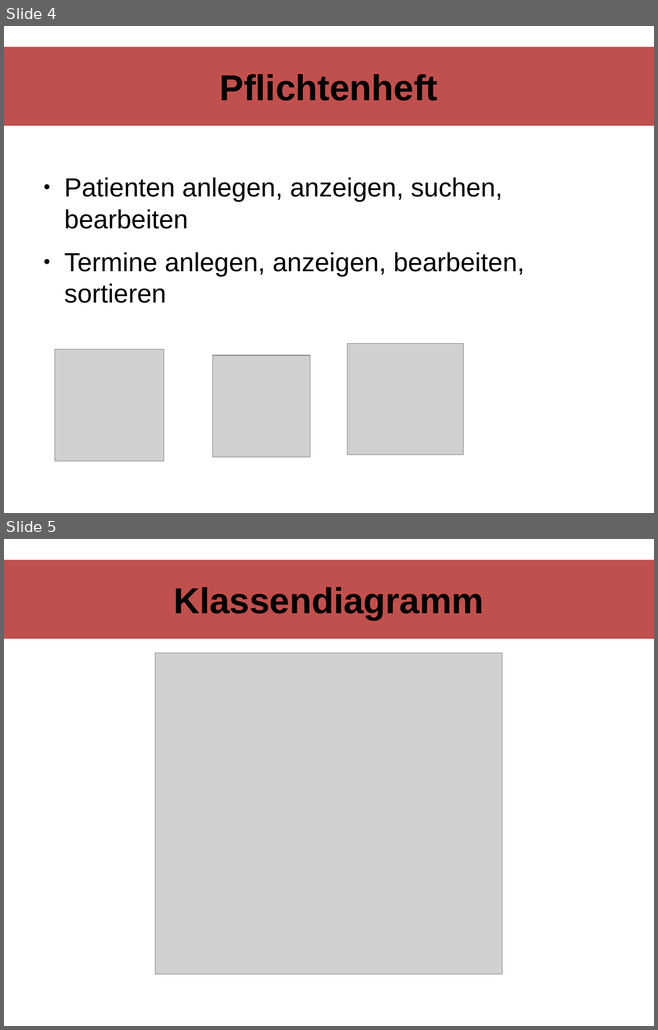
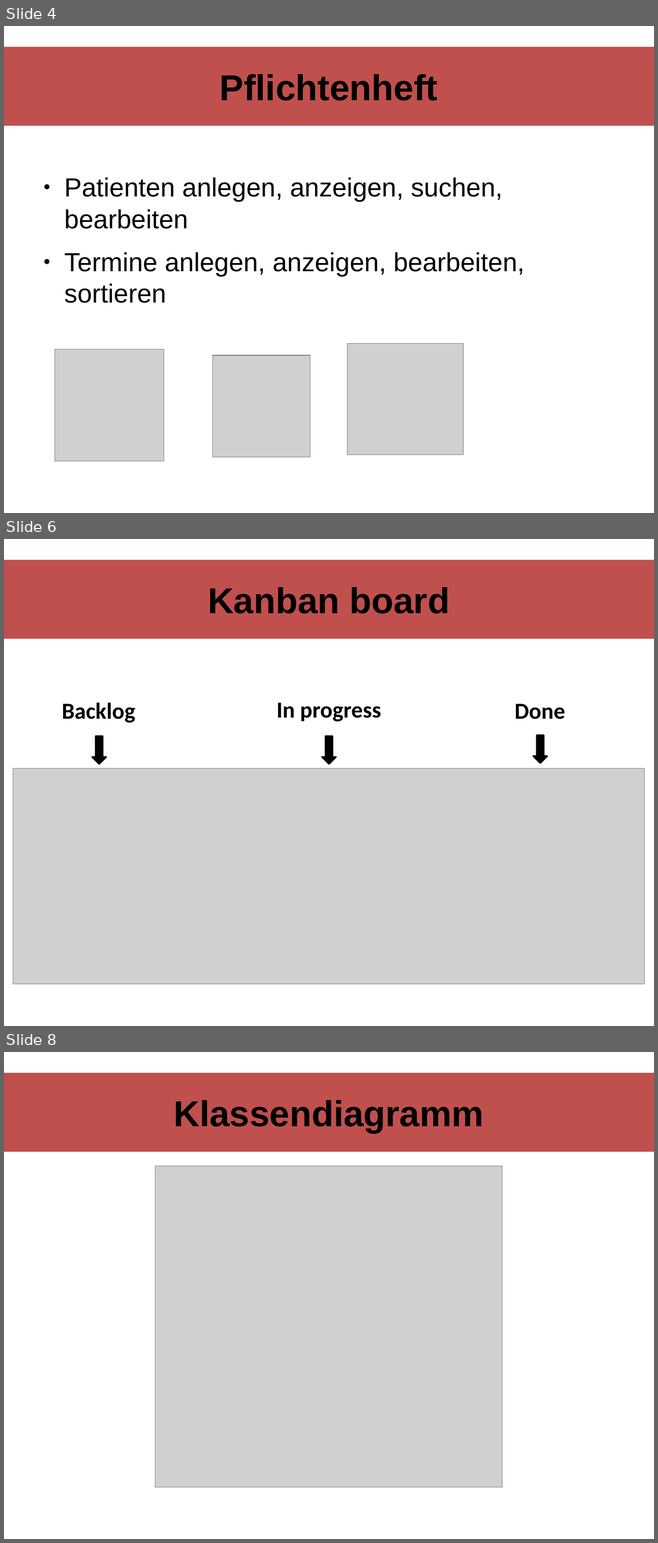
Before and after one commit to Tokariev/patientenverwaltung_v3.0, a slide deck: Patientenverwaltung v3.0/Präsi/Patientenverwaltung.pptx. Shown one above the other, each under a label of ours: slides 4 and 5 before the commit, slides 4, 6 and 8 after it; the slides between them are not shown. The pictures are 658x1030 and 658x1543 pixels, drawn with LibreOffice and Linux fonts; fonts in the diff are those of the drawing; grey boxes stand for pictures. Boxes give left, top, right and bottom in pixels: in the first picture for what was removed or moved away, otherwise in the second. Text is boxed around its words. In the diff, an @@ line names an element or a change of style, - is before the commit and + after.

```diff
--- a/Patientenverwaltung v3.0/Präsi/Patientenverwaltung.pptx
+++ b/Patientenverwaltung v3.0/Präsi/Patientenverwaltung.pptx
@@ slide 6 added at box(4, 539, 654, 1026), background #FFFFFF @@
@@ rectangle added at box(4, 560, 654, 639), fill #C0504D @@
@@ title added at box(208, 587, 449, 614), 44 pt, text #000000, bold @@
+Kanban board
@@ text added at box(62, 703, 136, 723), 28 pt, text #000000, bold @@
+Backlog
@@ text added at box(277, 703, 381, 722), 28 pt, text #000000, bold @@
+In progress
@@ text added at box(514, 704, 565, 719), 28 pt, text #000000, bold @@
+Done
@@ down arrow added at box(92, 736, 107, 764), fill #000000, outline #000000 2 pt @@
@@ down arrow added at box(322, 736, 336, 764), fill #000000, outline #000000 2 pt @@
@@ down arrow added at box(534, 735, 547, 763), fill #000000, outline #000000 2 pt @@
@@ picture added at box(13, 768, 645, 984) @@
@@ what was slide 5 is now slide 8 @@
```
Also in this commit, not shown: 2 other slides added, 1 other file.
